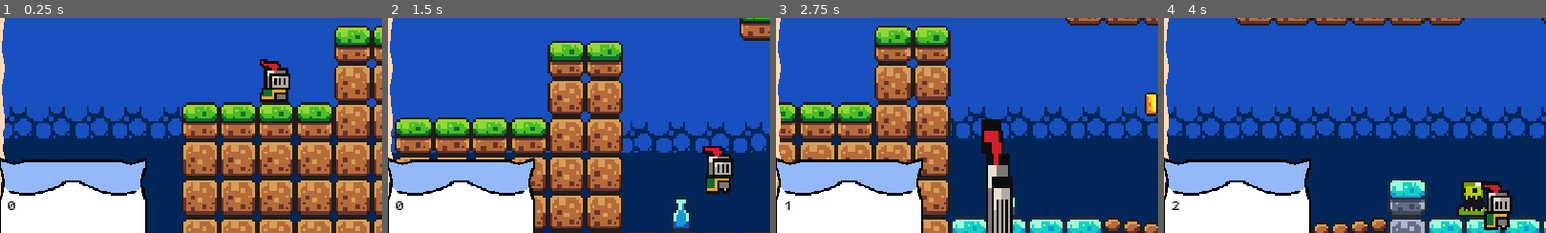
Above: before the commit, frames 1-4 (left to right).
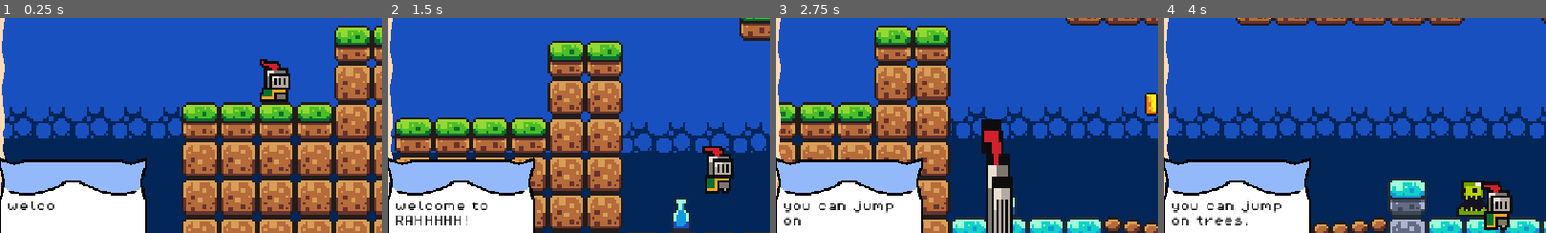
Above: after the commit, the same moments.

Repository: jacobyfung-tech/Godot-Thing
Game: Godot game, scene res://Game.tscn
Same seed, same stepped clock (60 frames per second), same inputs: the game is played once before the commit and once after it.
Inputs:
- Up to frame 1 (0.25 s): no input
- Up to frame 2 (1.5 s): hold D (right) from 0.53 s (still down); tap W (up) at 0.77 s
- Up to frame 3 (2.75 s): tap W (up) at 1.52 s; release D (right) at 2.03 s; hold A (left) from 2.03 s (still down)
- Up to frame 4 (4 s): release A (left) at 2.78 s; hold D (right) from 2.78 s (still down); tap W (up) at 3.02, 3.77 s
The pictures show only the part of the screen within x 8-58%, y 38-88%; the shares and areas given below are measured in that part.

The runs differ from the first frame. In frame 1, 0.2% of the frame differs, in the area x 2-15%, y 84-90%; in frame 2, 0.8%; in frame 3, 0.6%; in frame 4, 0.8%, in the area x 2-31%, y 84-97%.

Commit message:
text does the typewriter effect

Diff:
--- a/scripts/label.gd
+++ b/scripts/label.gd
@@ -1,11 +1,44 @@
 extends Label
 
+signal textFinished
 
-# Called when the node enters the scene tree for the first time.
+var full:String = ""
+var curr:String = ""
+var i:int = 0
+
+var timer:float = 0.0
+var textSpeed:float = 0.05 # Seconds between characters
+
 func _ready() -> void:
-	pass # Replace with function body.
+	setText("welcome to RAHHHHH!")
+	await textFinished
+	await get_tree().create_timer(1.0).timeout
 
+	setText("you can jump on trees.")
+	await textFinished
+	await get_tree().create_timer(2.0).timeout
 
-# Called every frame. 'delta' is the elapsed time since the previous frame.
+	setText("homer let the barts out")
+	await textFinished
+	await get_tree().create_timer(2.0).timeout
+
+	setText("")
+
+func setText(newString:String) -> void:
+	full = newString
+	curr = ""
+	i = 0
+	text = ""
+
 func _process(delta: float) -> void:
-	set_text(str(Global.score))
+	if i < full.length():
+		timer += delta
+		if timer >= textSpeed:
+			timer = 0.0
+			curr += full[i]
+			i += 1
+
+			text = curr
+
+			if i >= full.length():
+				textFinished.emit()
Not shown, added: hud.tscn11157235960.tmp
Not shown, added: hud.tscn11163151489.tmp
